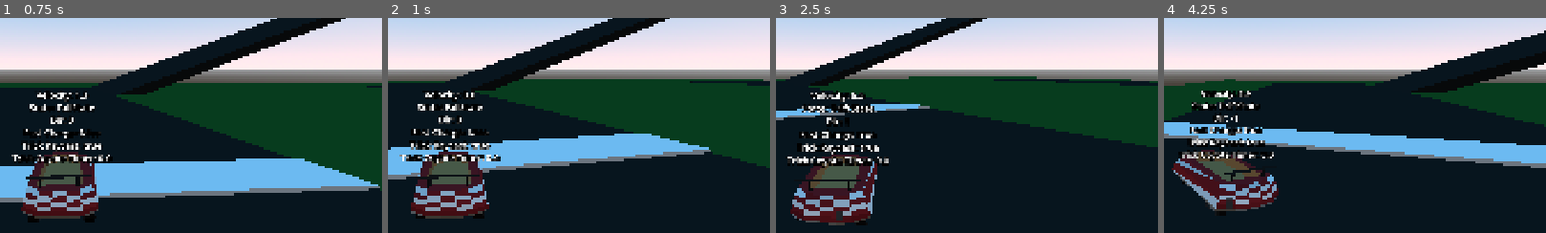
Above: before the commit, frames 1-4 (left to right).
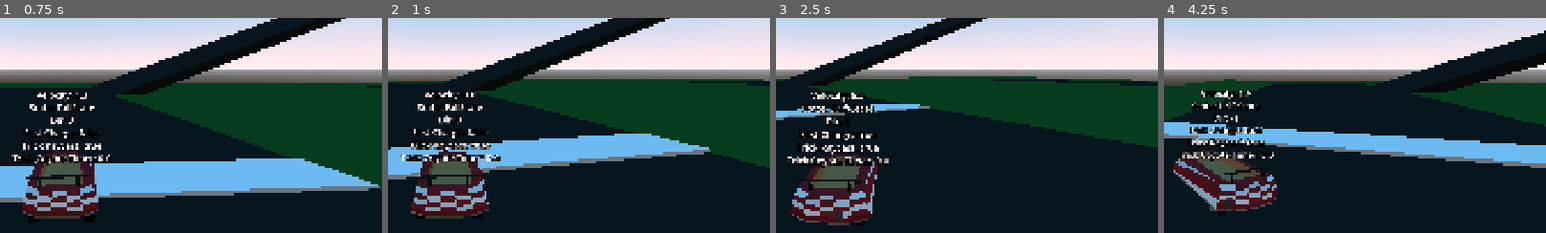
Above: after the commit, the same moments.

Repository: CISC-486-Game-Development-Project/cisc-486-game-development-project
Game: Godot game, scene res://Scenes/world_3d.tscn
Same seed, same stepped clock (60 frames per second), same inputs: the game is played once before the commit and once after it.
Inputs:
- Up to frame 1 (0.75 s): hold D (Right) from 0.53 s (still down); hold P (Drift) from 0.53 s (still down)
- Up to frame 2 (1 s): keep holding D (Right); keep holding P (Drift)
- Up to frame 3 (2.5 s): release D (Right) at 1.28 s; release P (Drift) at 1.28 s; hold S (Backward) 1.28-2.03 s; tap P (Drift) at 1.35 s; hold D (Right) from 2.03 s (still down); hold P (Drift) from 2.03 s (still down)
- Up to frame 4 (4.25 s): release D (Right) at 2.78 s; release P (Drift) at 2.78 s; hold W (Forward) 2.78-3.53 s; tap P (Drift) at 2.85 s; hold A (Left) from 3.53 s (still down); hold P (Drift) from 3.53 s (still down)
The pictures show only the part of the screen within x 42-92%, y 38-88%; the shares and areas given below are measured in that part.

Frame 1 is identical in both runs. In frame 2, 0.1% of the frame differs, in the area x 8-27%, y 62-92%; in frame 3, 0.2%, in the area x 4-25%, y 68-97%; in frame 4, 0.2%.

Commit message:
Added Kart Alignment to Ground Normal
Kart now aligns itself with the normal vector of the ground with align_to_ground() and a helper function. Improved the kart documentation with section headers for different function types.

Diff:
--- a/Entities/PlayerKart3D/player_kart_3d.gd
+++ b/Entities/PlayerKart3D/player_kart_3d.gd
@@ -22,6 +22,7 @@
 @onready var kart_model: Node3D = $KartModel
 @onready var camera_controller: CameraController = $CameraController
 @onready var state_machine: StateMachine = $MovementStateMachine
+@onready var ground_ray_cast_3d: RayCast3D = $GroundRayCast3D
 @onready var trick_ray_cast_3d: RayCast3D = $TrickRayCast3D
 
 @onready var boost_particles: GPUParticles3D = $BoostParticles
@@ -44,6 +45,10 @@
 var boost_timer: float
 var boost_queue: Array[float]
 
+#######################
+## Process Functions ##
+#######################
+
 func _process(delta: float) -> void:
 	# Decrement boost timer when active
 	if boost_timer > 0:
@@ -61,6 +66,7 @@
 	## Step 2: Handle Movement
 	_handle_driving(delta)
 	_handle_steering(delta)
+	_align_to_ground(delta)
 	move_and_slide()
 
 	# Debug label above kart
@@ -74,6 +80,10 @@
 	break_request = Input.is_action_pressed("Backward")
 	hop_request = Input.is_action_just_pressed("Drift")
 	drift_request = Input.is_action_pressed("Drift")
+
+#######################
+## Physics Functions ##
+#######################
 
 ## Called every physics frame to apply driving forces.
 func _handle_driving(delta: float) -> void:
@@ -138,6 +148,24 @@
 	else:
 		kart_model.rotation.y = lerp(kart_model.rotation.y, 0.0, 0.1)
 
+## Called every physics frame to align the kart with the angle of the ground.
+func _align_to_ground(delta: float) -> void:
+	if is_on_floor():
+		var n = ground_ray_cast_3d.get_collision_normal()
+		var xform = align_with_y(kart_model.global_transform, n)
+		kart_model.global_transform = kart_model.global_transform.interpolate_with(xform, 12 * delta)
+
+## Helper function for aligning a transform with the y of a normal vector.
+func align_with_y(xform: Transform3D, new_y: Vector3) -> Transform3D:
+	xform.basis.y = new_y
+	xform.basis.x = -xform.basis.z.cross(new_y)
+	xform.basis = xform.basis.orthonormalized()
+	return xform
+
+#####################
+## Boost Functions ##
+#####################
+
 ## Sets the boost to be active for a set amount of time.
 func set_boost(time: float):
 	boost_timer = max(boost_timer, time)
@@ -147,6 +175,10 @@
 ## Queues a boost to be set once the ground is hit.
 func queue_ground_boost(time: float):
 	boost_queue.append(time)
+
+######################
+## Getter Functions ##
+######################
 
 ## Returns the horizontal velocity of the player as a Vector3 with y always set to 0.
 func get_horizontal_velocity() -> Vector3:
--- a/Entities/PlayerKart3D/player_kart_3d.tscn
+++ b/Entities/PlayerKart3D/player_kart_3d.tscn
@@ -118,6 +118,8 @@
 transform = Transform3D(1, 0, 0, 0, 1, 0, 0, 0, 1, 0, 1, -3)
 target_position = Vector3(0, -2, 0)
 
+[node name="GroundRayCast3D" type="RayCast3D" parent="." unique_id=131992353]
+
 [node name="BoostParticles" type="GPUParticles3D" parent="." unique_id=783731887]
 transform = Transform3D(1, 0, 0, 0, 1, 0, 0, 0, 1, 0, 0, 1)
 emitting = false
